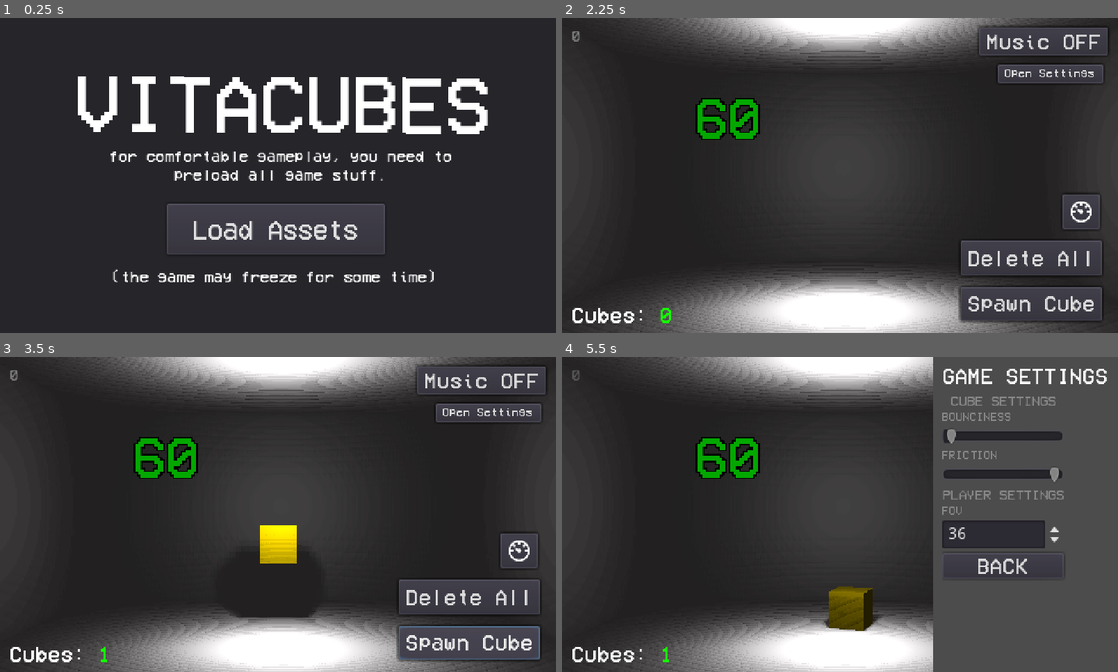
Above: before the commit, frames 1-4 (two rows, left to right).
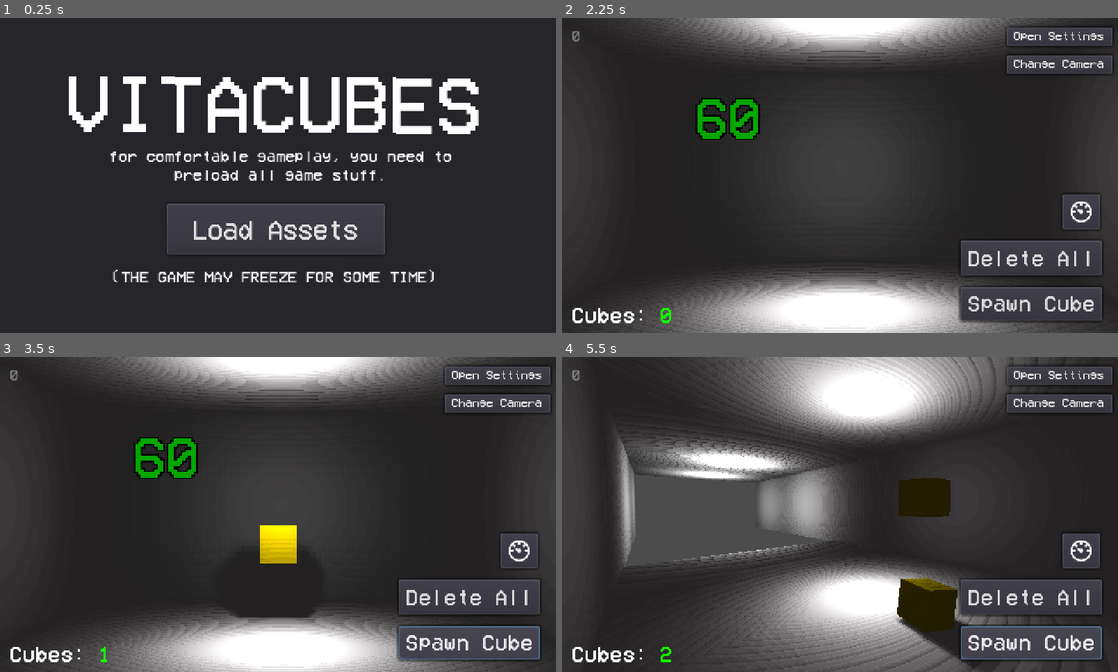
Above: after the commit, the same moments.

Repository: yaragirodev/vitaCubes
Game: Godot game, scene res://scenes/preLoadMenu.tscn
Two runs of this game, one before a commit and one after it. Both use one fixed random seed, a clock stepped at 60 frames per second and the inputs below.
Inputs (mouse positions are in pixels of both pictures, inside the frame that each line leads up to):
- Up to frame 1 (0.25 s): no input
- Up to frame 2 (2.25 s): click "Load Assets" at 0.5 s; click "Start" at 1.25 s; click "Play!" at 2 s
- Up to frame 3 (3.5 s): click "Spawn Cube" at 2.75 s
- Up to frame 4 (5.5 s): click (1056, 404) at 3.5 s, where only the run after the commit has a clickable "Change Camera"; click (1079, 549) at 4.27 s; click "Spawn Cube" at 5 s

The runs differ from the first frame. In frame 1, 7.4% of the frame differs, in the area x 12-88%, y 18-84%; in frame 2, 2.3%; in frame 3, 2.3%; in frame 4, 56%, in the area x 1-100%, y 0-100%.

Commit message:
bring back change camera function

Diff:
--- a/gui/gui.tscn
+++ b/gui/gui.tscn
@@ -29,27 +29,26 @@
 text = "Spawn Cube"
 
 [node name="MusicButton" type="Button" parent="."]
-margin_left = 360.0
+margin_left = 488.0
 margin_top = 8.0
-margin_right = 471.0
+margin_right = 599.0
 margin_bottom = 32.0
 custom_fonts/font = ExtResource( 1 )
 text = "Music OFF"
 
 [node name="changeCamera" type="Button" parent="."]
-margin_left = 488.0
+margin_left = 384.0
 margin_top = 32.0
-margin_right = 579.0
+margin_right = 475.0
 margin_bottom = 48.0
 custom_fonts/font = SubResource( 1 )
-disabled = true
 text = "Change Camera"
 
 [node name="openSettings" type="Button" parent="."]
-margin_left = 376.0
-margin_top = 40.0
-margin_right = 467.0
-margin_bottom = 56.0
+margin_left = 384.0
+margin_top = 8.0
+margin_right = 475.0
+margin_bottom = 24.0
 custom_fonts/font = SubResource( 1 )
 text = "Open Settings"
 
--- a/scenes/main.tscn
+++ b/scenes/main.tscn
@@ -98,7 +98,7 @@
 script = ExtResource( 4 )
 
 [node name="pCam2" type="Camera" parent="."]
-transform = Transform( 0.93089, -0.0132203, 0.36506, 0, 0.999345, 0.0361902, -0.365299, -0.0336891, 0.93028, 11.8442, 6.29941, 27.1758 )
+transform = Transform( -0.758305, -0.0235924, 0.651473, 0, 0.999345, 0.0361902, -0.6519, 0.0274432, -0.757808, 11.8442, 6.29941, -6.53856 )
 environment = SubResource( 1 )
 fov = 70.1
 far = 110.0
--- a/scenes/preLoadMenu.tscn
+++ b/scenes/preLoadMenu.tscn
@@ -32,9 +32,9 @@
 margin_bottom = 272.0
 
 [node name="title" type="Label" parent="CanvasLayer/Panel"]
-margin_left = 64.3781
+margin_left = 56.0
 margin_top = 40.0
-margin_right = 424.378
+margin_right = 416.0
 margin_bottom = 112.0
 rect_rotation = 0.300897
 custom_fonts/font = SubResource( 1 )
@@ -60,6 +60,7 @@
 custom_fonts/font = SubResource( 2 )
 text = "(the game may freeze for some time)"
 align = 1
+uppercase = true
 
 [node name="loadButton" type="Button" parent="CanvasLayer/Panel"]
 margin_left = 144.0
